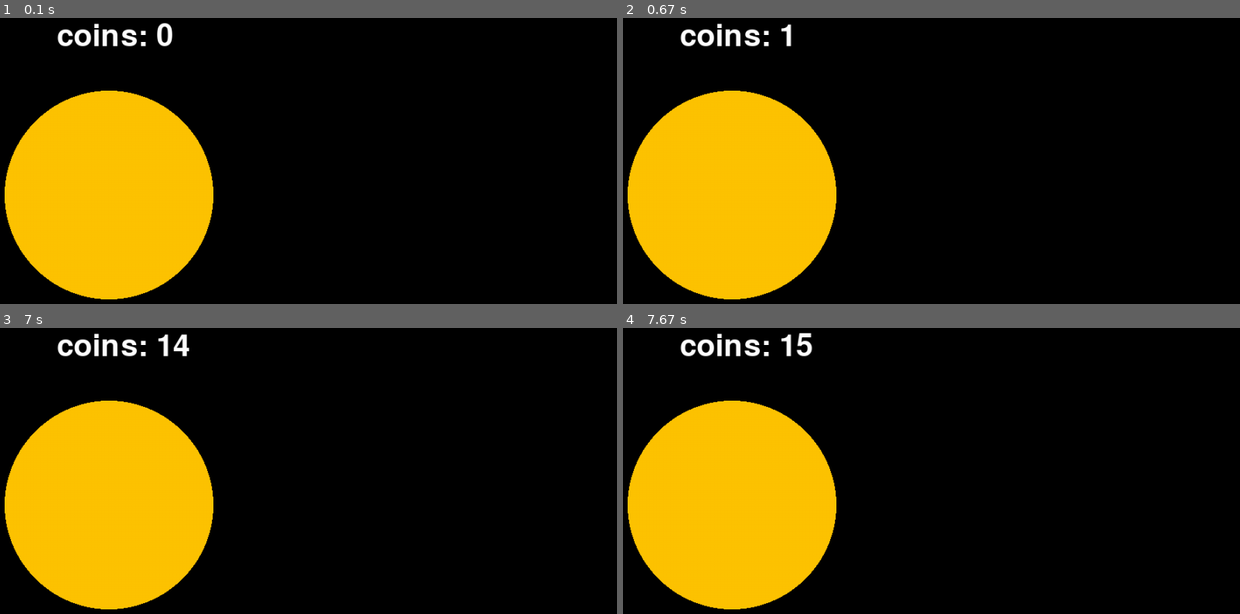
Above: before the commit, frames 1-4 (two rows, left to right).
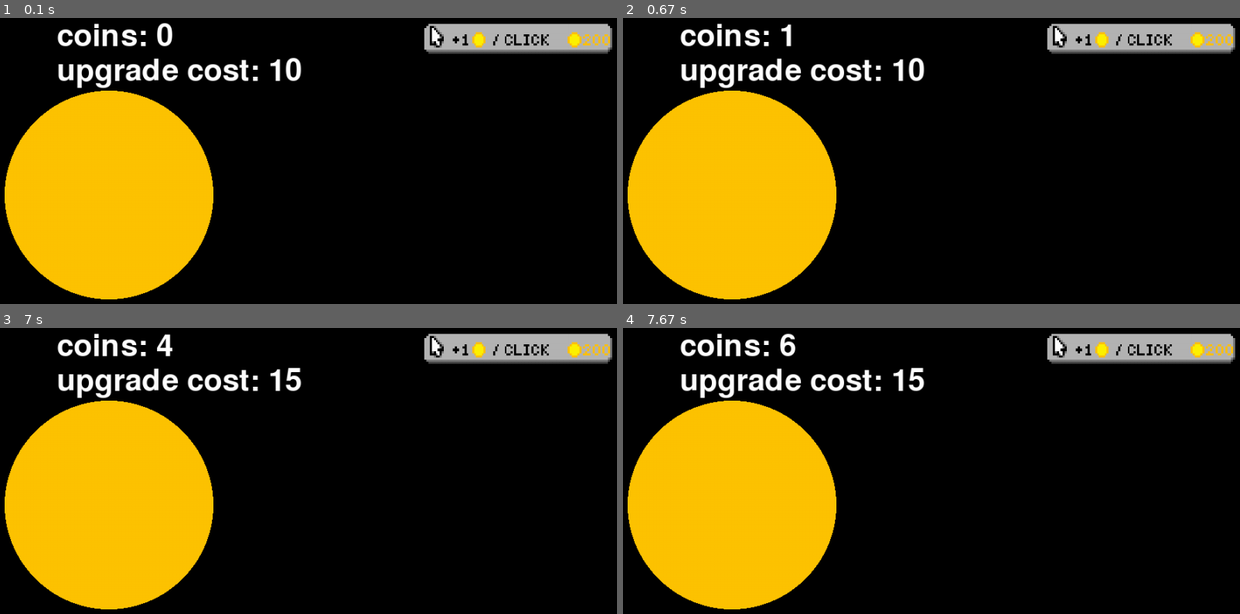
Above: after the commit, the same moments.

Repository: qunzman/pygame
Game: pygame game, started from Clicker/main.py
The game is run twice, just before and just after one commit, with the same random seed, the same clock (stepped at 60 frames per second) and the same inputs.
Inputs (mouse positions are in pixels of both pictures, inside the frame that each line leads up to):
- Up to frame 1 (0.1 s): no input
- Up to frame 2 (0.67 s): click (734, 195) at 0.38 s
- Up to frame 3 (7 s): click (117, 508) at 0.88 s; click (67, 442) at 1.22 s; click (117, 422) at 2.05 s; click (185, 419) at 3.38 s; click (18, 410) at 3.72 s; click (55, 545) at 4.05 s; click (61, 450) at 4.38 s; click (80, 425) at 4.72 s; click (117, 576) at 5.05 s; click (80, 479) at 5.38 s; click (129, 471) at 5.72 s; click (129, 428) at 6.05 s; click (67, 531) at 6.38 s; click (518, 348) at 6.72 s
- Up to frame 4 (7.67 s): click (771, 405) at 7.22 s

The runs differ from the first frame. In frame 1, 4.6% of the frame differs, in the area x 9-100%, y 1-25%; in frame 2, 4.6%; in frame 3, 4.8%; in frame 4, 4.8%.

Commit message:
Just code bro

Diff:
--- a/Clicker/clickup.py
+++ b/Clicker/clickup.py
@@ -1,11 +1,15 @@
 import pygame
 
 class clickup:
-    def __init__(self, x, y, width, height):
+    def __init__(self, game, x, y, width, height, image):
+        self.game = game
         self.x = x
         self.y = y
         self.width = width
         self.height = height
+        self.image = image
+        self.image = pygame.transform.scale(self.image, (self.width, self.height))
+        self.rect = pygame.Rect(self.x, self.y, self.width, self.height)
 
     def update(self):
         self.rect = pygame.Rect(self.x, self.y, self.width, self.height)
@@ -15,4 +19,4 @@
         return self.rect.collidepoint(pos)
 
     def draw(self):
-        pygame.draw.circle(self.screen, self.color, self.rect.center, self.rect.width // 2)
+        self.game.screen.blit(self.image, self.rect)
--- a/Clicker/main.py
+++ b/Clicker/main.py
@@ -1,5 +1,6 @@
 import pygame
 import clickobj
+import clickup
 
 class Game:
     def __init__(self):
@@ -10,6 +11,9 @@
         self.clickobj = clickobj.clickobj(self, 100, 150, 300, 300)
         self.coins = 0
         self.font = pygame.font.SysFont("Misc fixed", 64)
+        self.clickup = clickup.clickup(self, 700, 50, 275, 50, pygame.image.load("img/Clickup.png"))
+        self.coins_per_click = 1
+        self.price = 10
         self.run()
 
     def run(self):
@@ -19,15 +23,21 @@
                     self.running = False
                 elif event.type == pygame.MOUSEBUTTONDOWN:
                     if self.clickobj.is_clicked(event.pos):
-                        self.coins += 1
-
-
+                        self.coins += self.coins_per_click
+                    if self.clickup.is_clicked(event.pos) and self.coins >= self.price:
+                        self.coins_per_click += 1
+                        self.coins -= self.price
+                        self.price = int(self.price * 1.5)
 
             self.screen.fill((0, 0, 0))
             self.clickobj.update()
+            self.clickup.update()
             self.coin_text = self.font.render(f"coins: {self.coins}", True, (255, 255, 255))
             self.coin_rect = self.coin_text.get_rect(topleft=(175, 50))
             self.screen.blit(self.coin_text, self.coin_rect)
+            self.price_text = self.font.render(f"upgrade cost: {self.price}", True, (255, 255, 255))
+            self.price_rect = self.price_text.get_rect(topleft=(175, 100))
+            self.screen.blit(self.price_text, self.price_rect)
 
 
 
